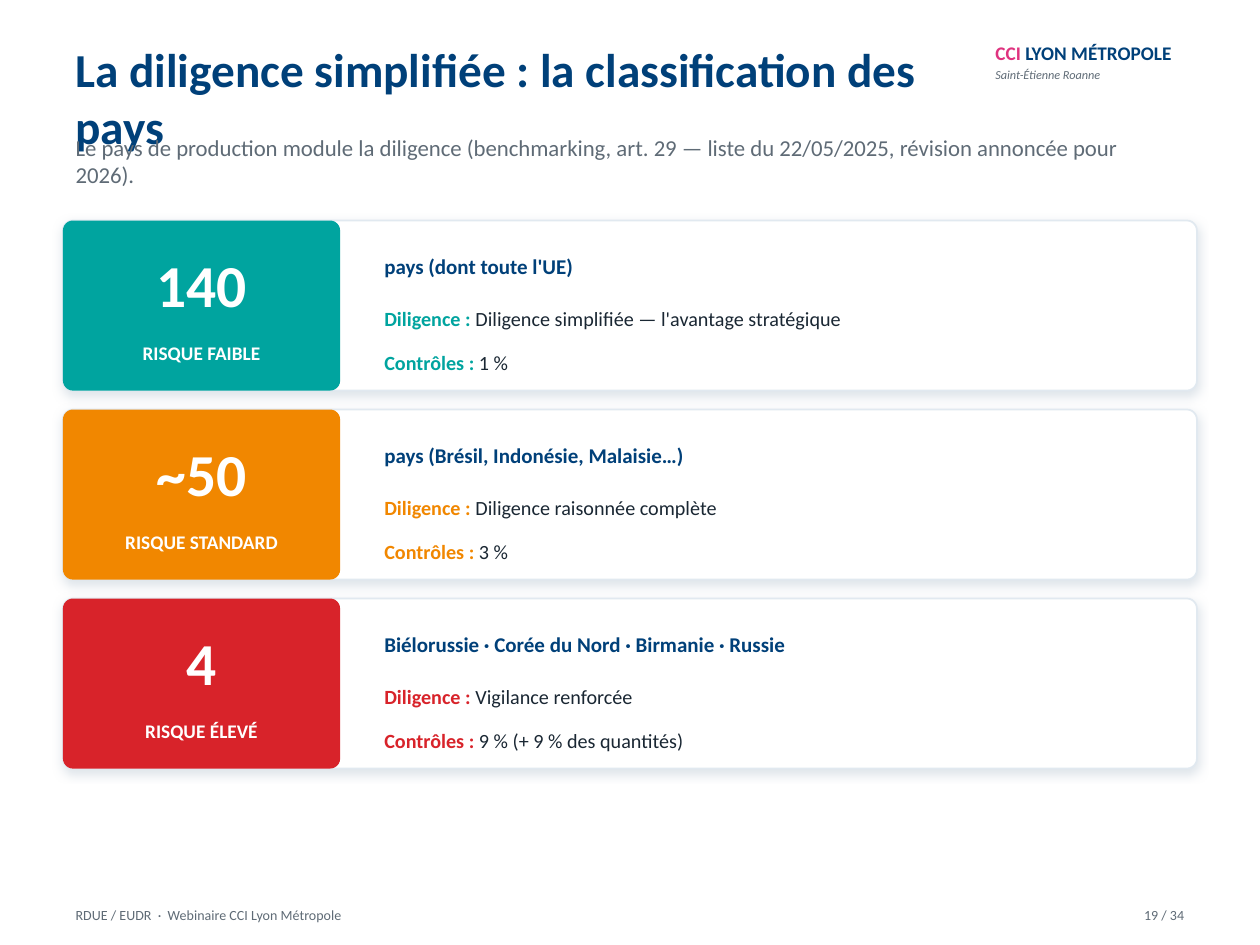
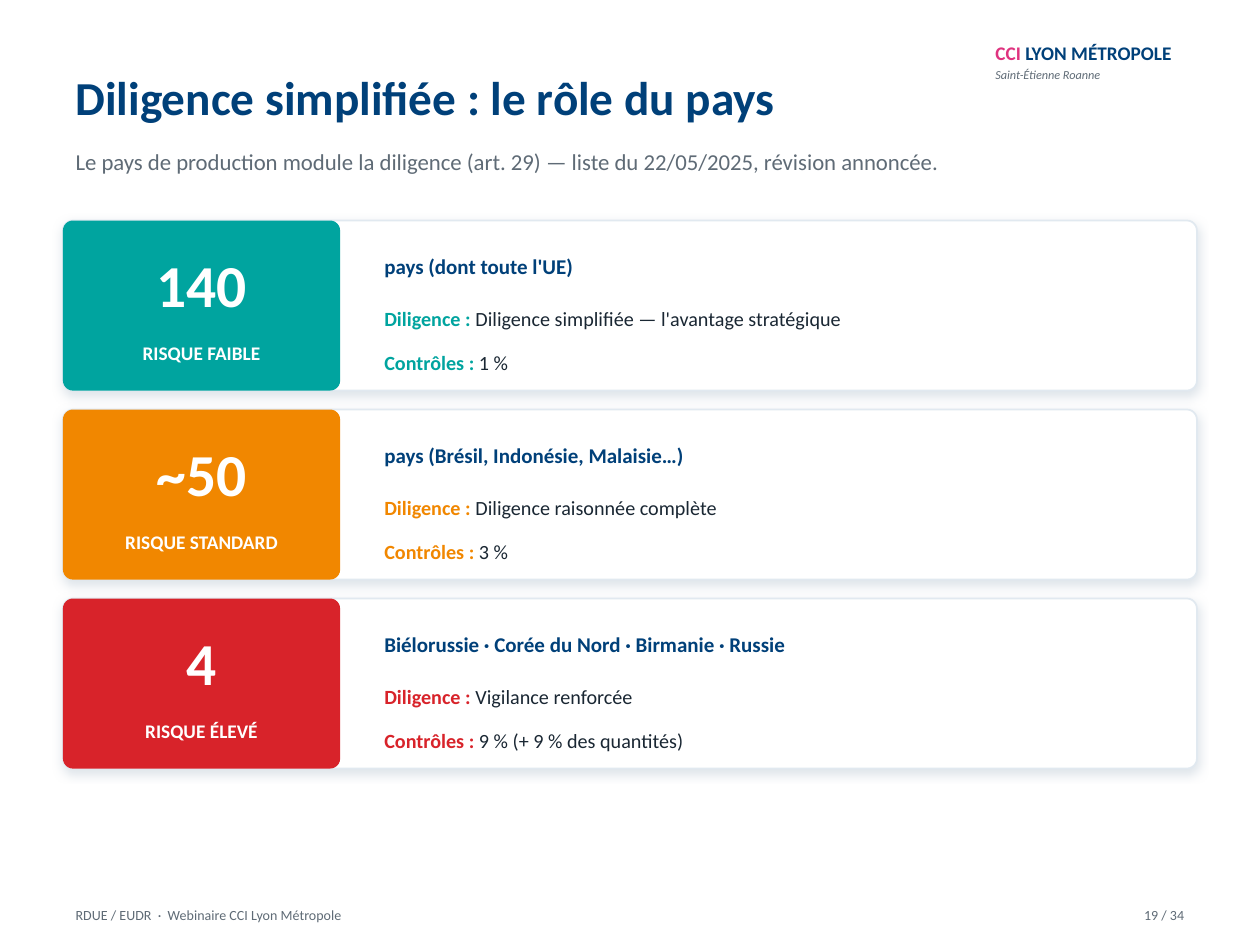
Before and after one commit to houdazebar-collab/veille-douane-test, a slide deck: slide 19 of webinaire-rdue-2026-09-24/AtelierRDUECCI_revu_2026-09-16.pptx. Drawn at 1260x945 pixels with LibreOffice and Linux fonts; fonts in the diff are those of the drawing. Boxes give left, top, right and bottom in pixels: in the first picture for what was removed or moved away, otherwise in the second. Text is boxed around its words. In the diff, an @@ line names an element or a change of style, - is before the commit and + after.

```diff
--- a/webinaire-rdue-2026-09-24/AtelierRDUECCI_revu_2026-09-16.pptx
+++ b/webinaire-rdue-2026-09-24/AtelierRDUECCI_revu_2026-09-16.pptx
@@ text at bbox=[76, 81, 775, 123]: text changed @@
-La diligence simplifiée : la classification des pays
+Diligence simplifiée : le rôle du pays
@@ text at bbox=[76, 153, 937, 174]: text changed @@
-Le pays de production module la diligence (benchmarking, art. 29 — liste du 22/05/2025, révision annoncée pour 2026).
+Le pays de production module la diligence (art. 29) — liste du 22/05/2025, révision annoncée.
```
Also in this commit, not shown: 12 other slides changed, 4 other files.
